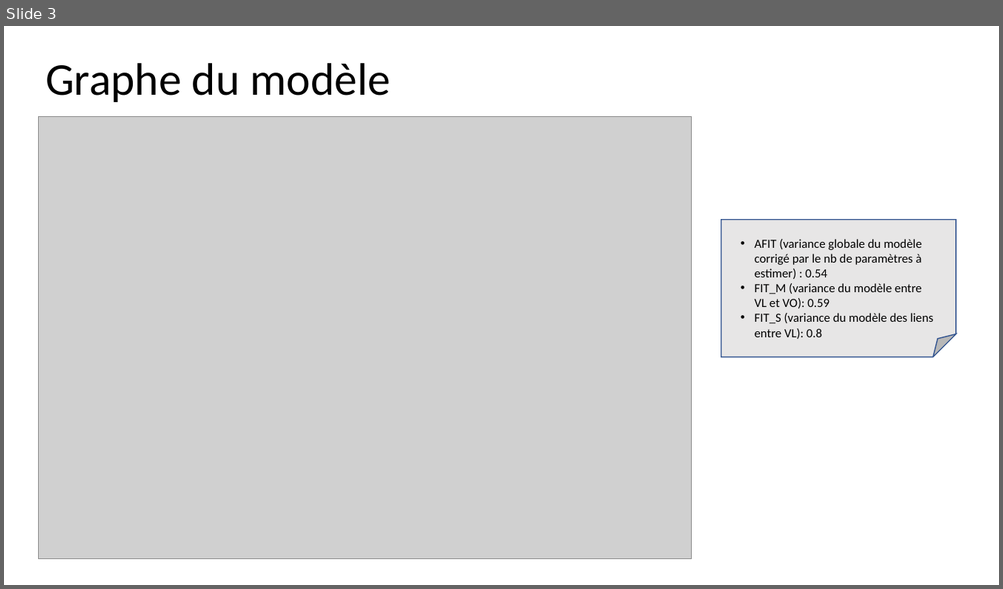
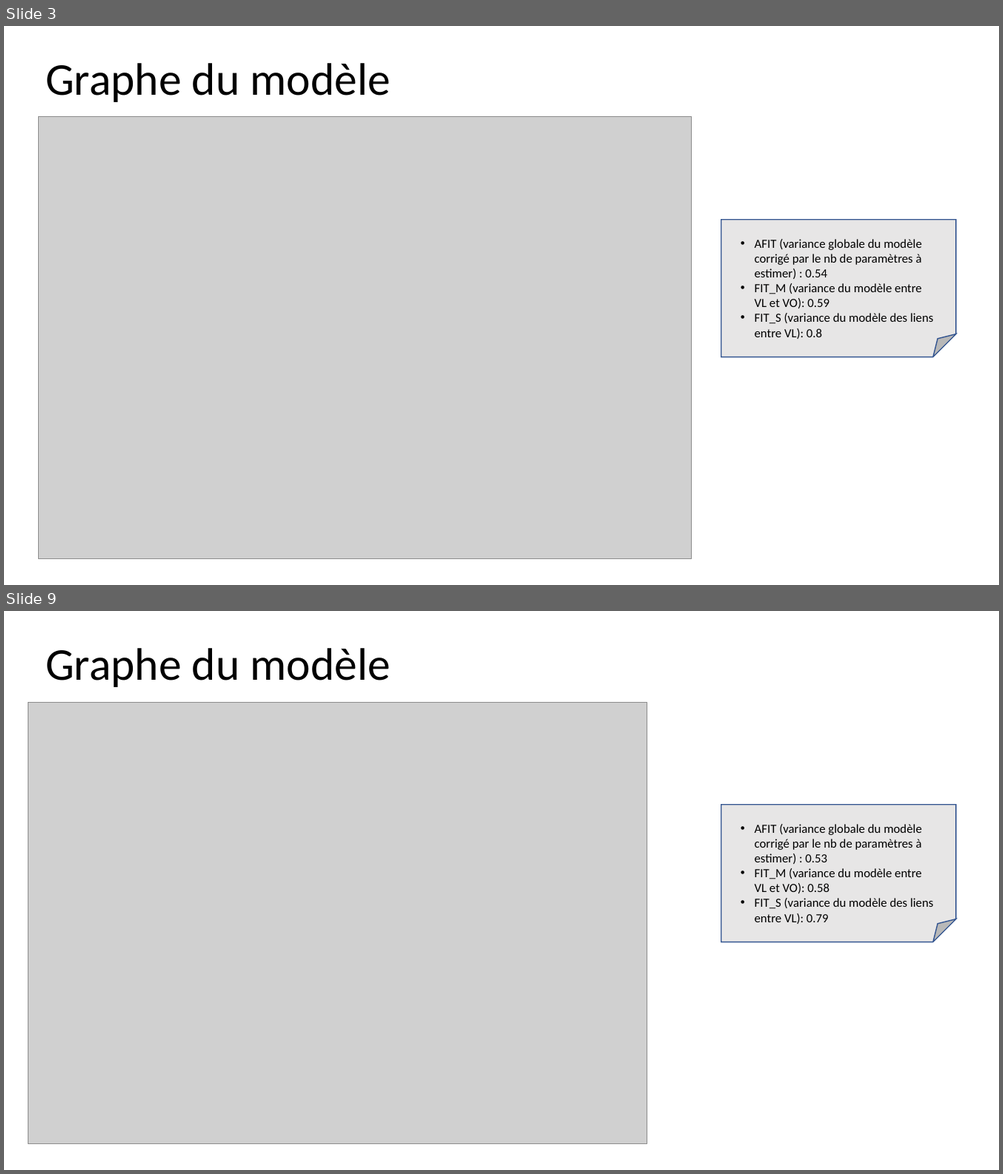
Before and after one commit to GMarTT/functional_study, a slide deck: présentation powerpoint/Présentation des résultats Claire.pptx. Shown one above the other, each under a label of ours: slide 3 before the commit, slides 3 and 9 after it; the slides between them are not shown. The pictures are 1003x589 and 1003x1174 pixels, drawn with LibreOffice and Linux fonts; fonts in the diff are those of the drawing; grey boxes stand for pictures. Boxes give left, top, right and bottom in pixels: in the first picture for what was removed or moved away, otherwise in the second. Text is boxed around its words. In the diff, an @@ line names an element or a change of style, - is before the commit and + after.

```diff
--- a/présentation powerpoint/Présentation des résultats Claire.pptx
+++ b/présentation powerpoint/Présentation des résultats Claire.pptx
@@ slide 9 added at (x1=4, y1=611, x2=999, y2=1170), background #FFFFFF @@
@@ title added at (x1=45, y1=648, x2=390, y2=687), 44 pt, text #000000 @@
+Graphe du modèle
@@ picture added at (x1=28, y1=703, x2=647, y2=1145) @@
@@ folded corner added at (x1=721, y1=805, x2=956, y2=943), fill #E7E6E6, outline #325491 1 pt @@
@@ text added at (x1=754, y1=824, x2=933, y2=924), 12 pt, text #000000 @@
+• AFIT (variance globale du modèle corrigé par le nb de paramètres à estimer) : 0.53
+• FIT_M (variance du modèle entre VL et VO): 0.58
+• FIT_S (variance du modèle des liens entre VL): 0.79
```
Also in this commit, not shown: 15 other slides added, 1 slide removed, 1 other file.
